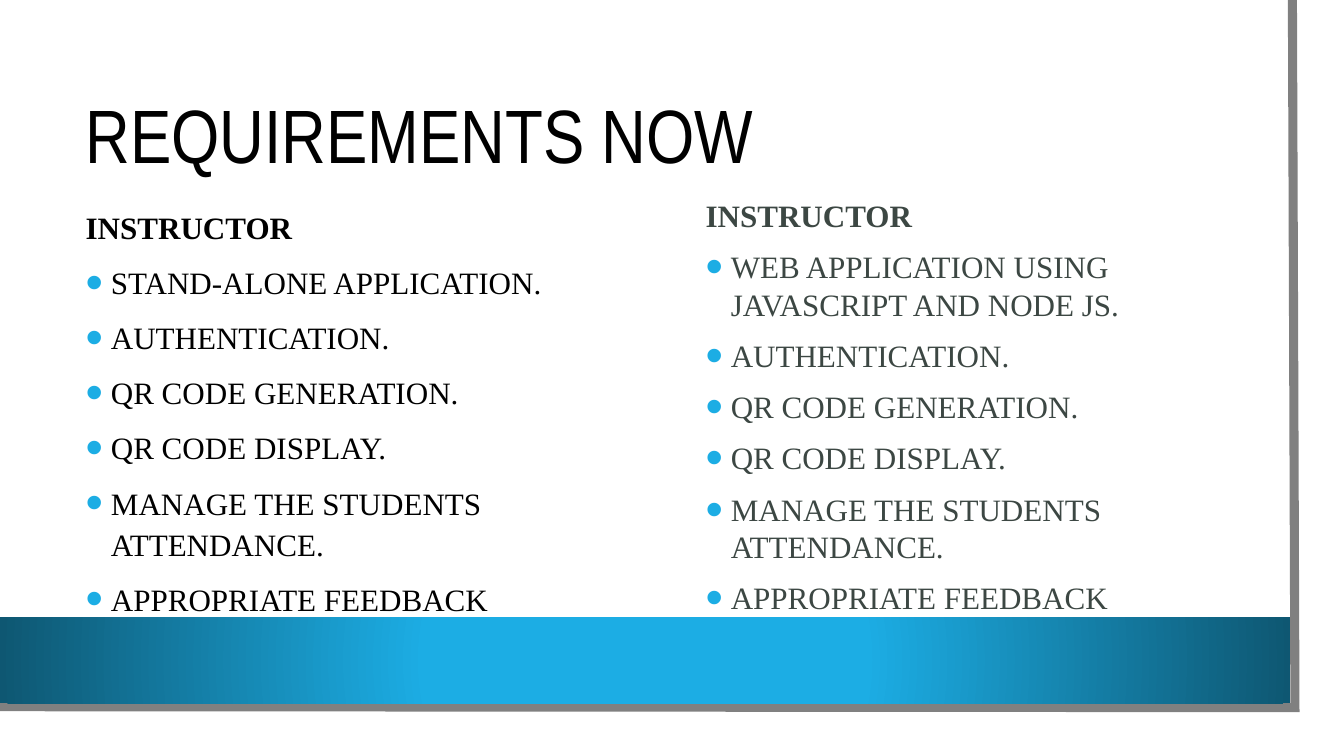
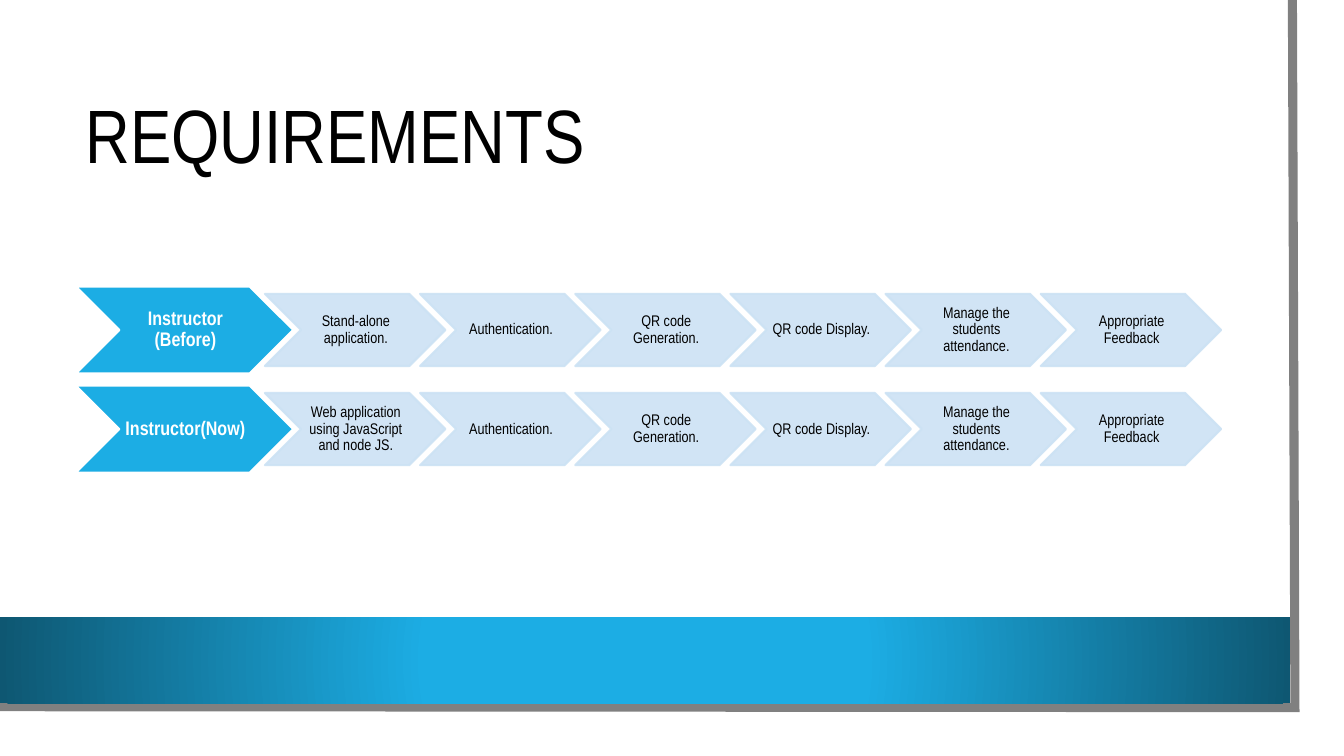
Before and after one commit to VamsiDevalla/Student-Attendance-Tracking, a slide deck: slide 5 of final ppt.pptx. Drawn at 1344x756 pixels with LibreOffice and Linux fonts; fonts in the diff are those of the drawing; background and template pictures are left out. Boxes give left, top, right and bottom in pixels: in the first picture for what was removed or moved away, otherwise in the second. Text is boxed around its words. In the diff, an @@ line names an element or a change of style, - is before the commit and + after.

```diff
--- a/final ppt.pptx
+++ b/final ppt.pptx
@@ title at [86, 110, 585, 178]: text changed @@
-REQUIREMENTS NOW
+REQUIREMENTS
@@ text removed at [706, 206, 1119, 610] @@
-INSTRUCTOR
-• WEB APPLICATION USING JAVASCRIPT AND NODE JS.
-• AUTHENTICATION.
-• QR CODE GENERATION.
-• QR CODE DISPLAY.
-• MANAGE THE STUDENTS ATTENDANCE.
-• APPROPRIATE FEEDBACK
@@ text removed at [86, 218, 541, 612] @@
-INSTRUCTOR
-• STAND-ALONE APPLICATION.
-• AUTHENTICATION.
-• QR CODE GENERATION.
-• QR CODE DISPLAY.
-• MANAGE THE STUDENTS ATTENDANCE.
-• APPROPRIATE FEEDBACK
@@ group added at [76, 286, 1222, 473]: 14 chevrons, 14 texts @@
+Instructor (Before)
+Stand-alone application.
+Authentication.
+QR code Generation.
+QR code Display.
+Manage the students attendance.
+Appropriate Feedback
+Instructor(Now)
+Web application using JavaScript and node JS.
+Authentication.
+QR code Generation.
+QR code Display.
+Manage the students attendance.
+Appropriate Feedback
```
Also in this commit, not shown: 1 other slide changed.
